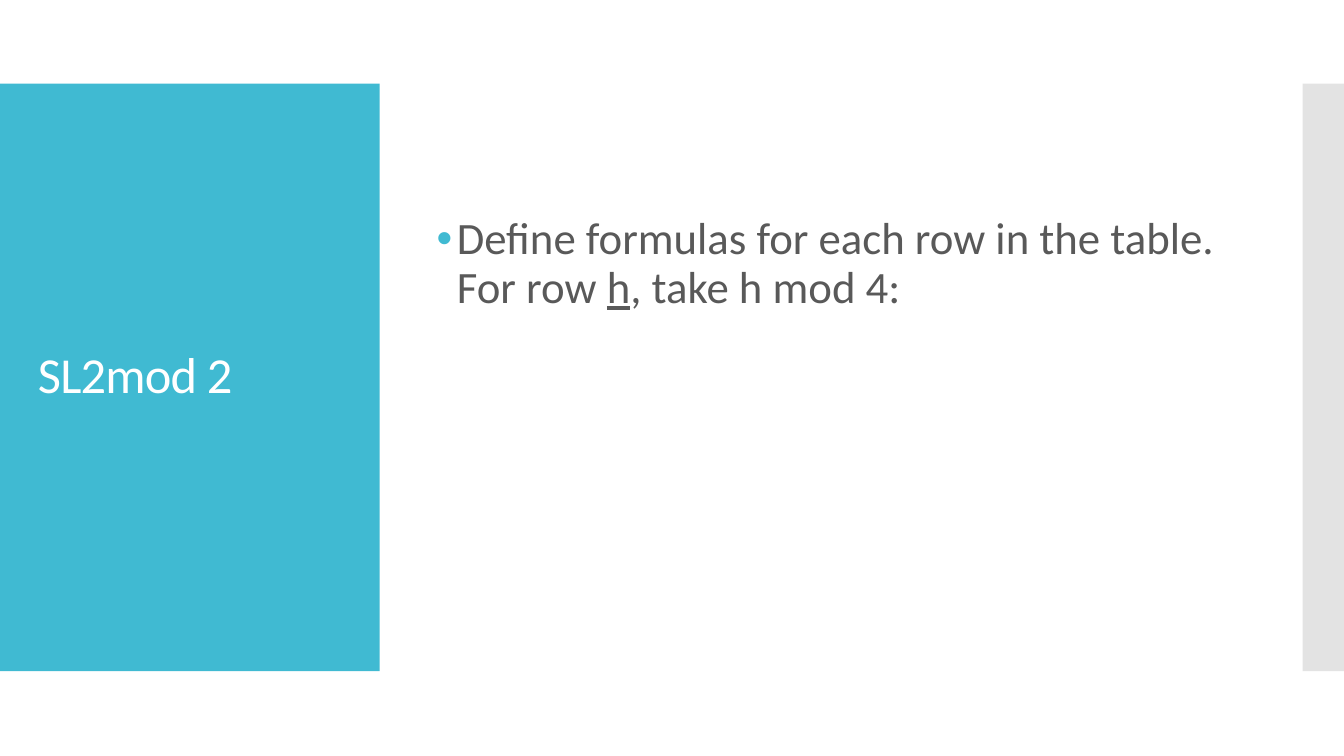
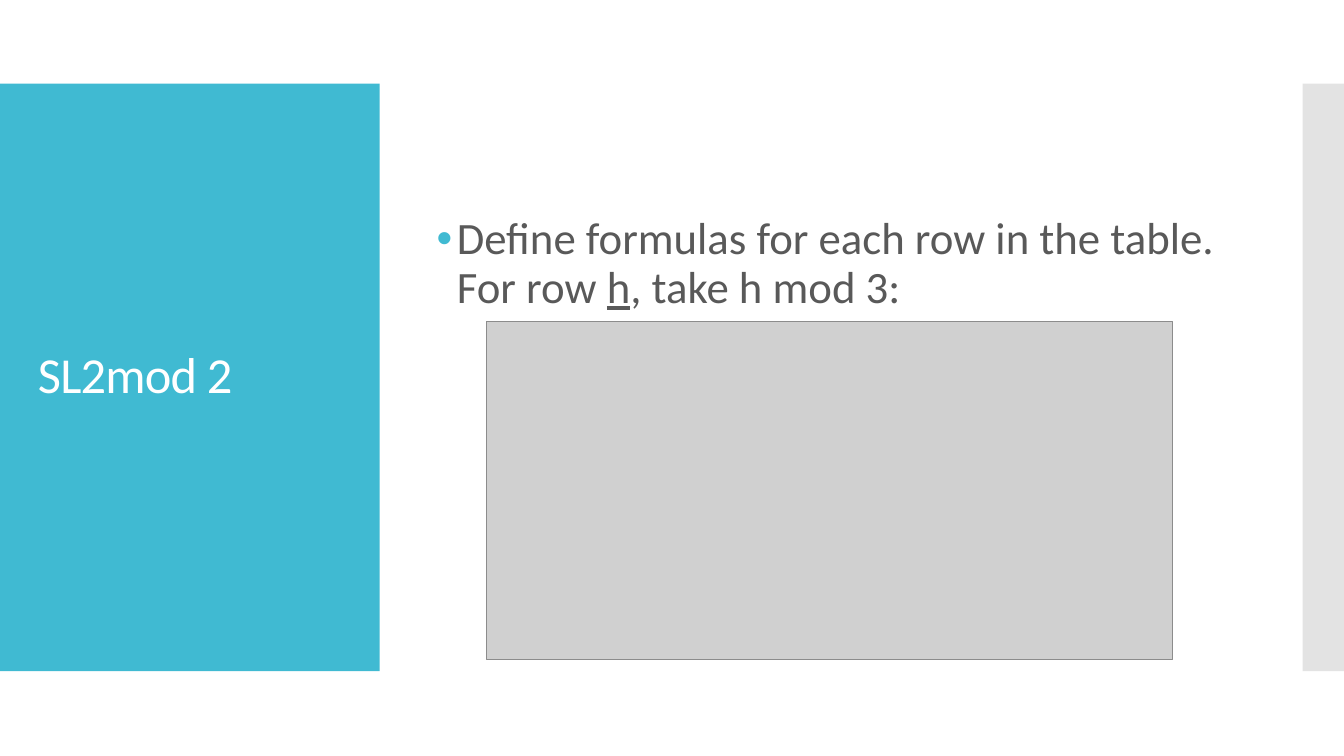
Before and after one commit to mrb113/MathematicsCapstone, a slide deck: slide 15 of Matrix Actions on Bivariate Polynomials.pptx (slide 17 before the commit). Drawn at 1344x756 pixels with LibreOffice and Linux fonts; fonts in the diff are those of the drawing; grey boxes stand for pictures. Boxes give left, top, right and bottom in pixels: in the first picture for what was removed or moved away, otherwise in the second. Text is boxed around its words. In the diff, an @@ line names an element or a change of style, - is before the commit and + after.

```diff
--- a/Matrix Actions on Bivariate Polynomials.pptx
+++ b/Matrix Actions on Bivariate Polynomials.pptx
@@ text at (457, 223, 1213, 310): text changed @@
-• Define formulas for each row in the table. For row h, take h mod 4:
+• Define formulas for each row in the table. For row h, take h mod 3:
@@ picture added at (487, 322, 1174, 660) @@
```
Also in this commit, not shown: 10 other slides changed, 2 slides removed.
